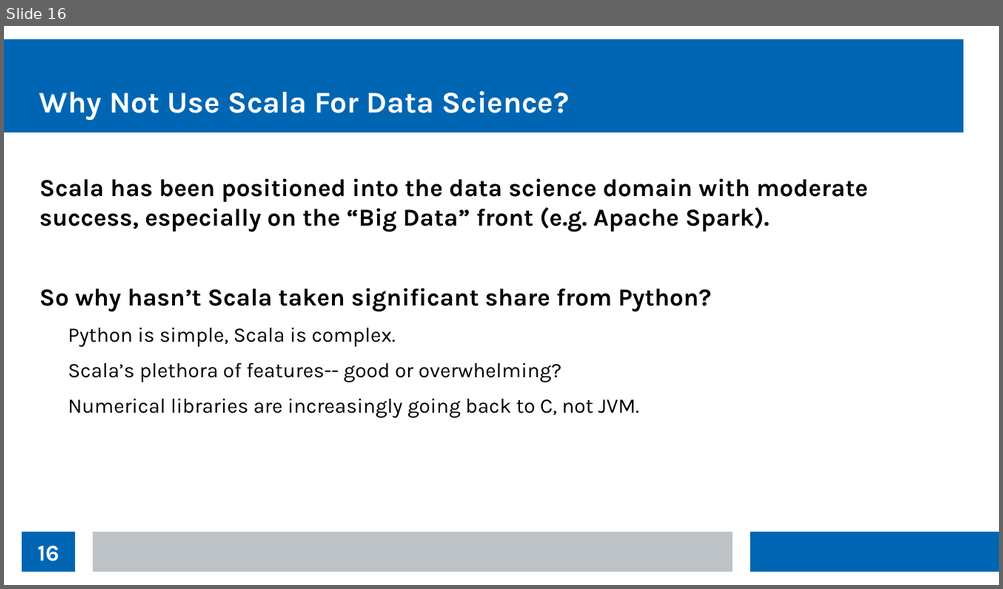
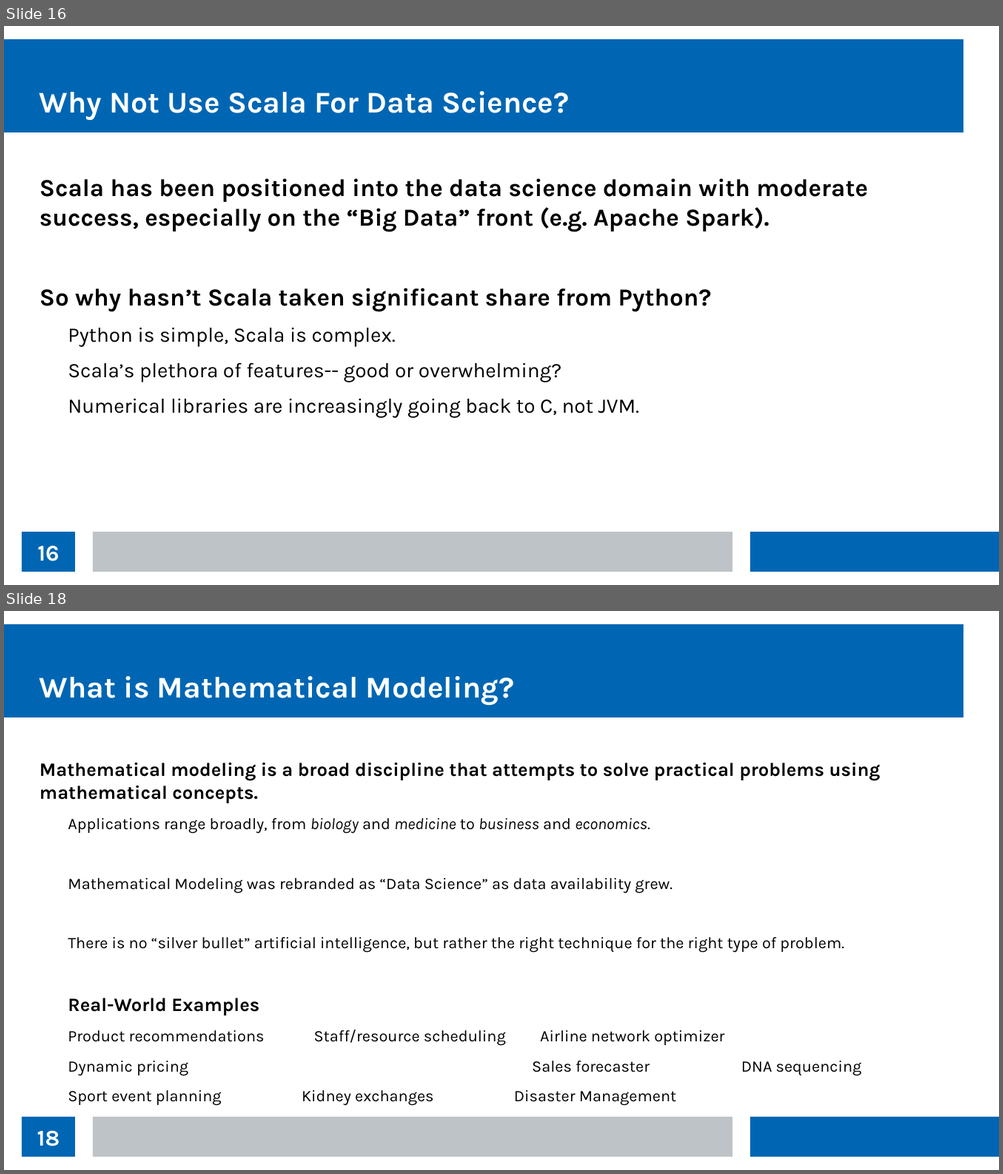
Before and after one commit to thomasnield/kotlin_data_science_talk_ChicagoJUG, a slide deck: kotlin_data_science_talk_chijug_slides.odp. Shown one above the other, each under a label of ours: slide 16 before the commit, slides 16 and 18 after it; the slides between them are not shown. The pictures are 1003x589 and 1003x1174 pixels, drawn with LibreOffice and Linux fonts; fonts in the diff are those of the drawing. Boxes give left, top, right and bottom in pixels: in the first picture for what was removed or moved away, otherwise in the second. Text is boxed around its words. In the diff, an @@ line names an element or a change of style, - is before the commit and + after.

```diff
--- a/kotlin_data_science_talk_chijug_slides.odp
+++ b/kotlin_data_science_talk_chijug_slides.odp
@@ slide 18 added at (x1=4, y1=611, x2=999, y2=1170), background #FFFFFF; not listed: 3 template elements that a slide beside it also shows @@
@@ title added at (x1=40, y1=676, x2=515, y2=706), 24 pt, text #FFFFFF, bold @@
+What is Mathematical Modeling?
@@ text added at (x1=40, y1=763, x2=880, y2=1106), 12.8 pt, text #000000 @@
+Mathematical modeling is a broad discipline that attempts to solve practical problems using mathematical concepts.
+  Applications range broadly, from biology and medicine to business and economics.
+  Mathematical Modeling was rebranded as “Data Science” as data availability grew.
+  There is no “silver bullet” artificial intelligence, but rather the right technique for the right type of problem.
+Real-World Examples
+  Product recommendations Staff/resource scheduling Airline network optimizer
+  Dynamic pricing Sales forecaster DNA sequencing
+  Sport event planning Kidney exchanges Disaster Management
@@ page number added at (x1=22, y1=1117, x2=75, y2=1157), fill #0066B3, 18 pt, text #FFFFFF, bold @@
+18
```
Also in this commit, not shown: 2 slides changed, 3 other slides added, 1 slide removed.
